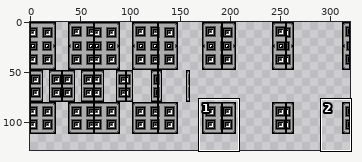
Pixel-art file -- Assets/Sprites/Aseprite/Environment/Door Tiles.aseprite. The first picture is a wide view before the edit; the outline marks the close-up.
Close-up. First the earlier version:
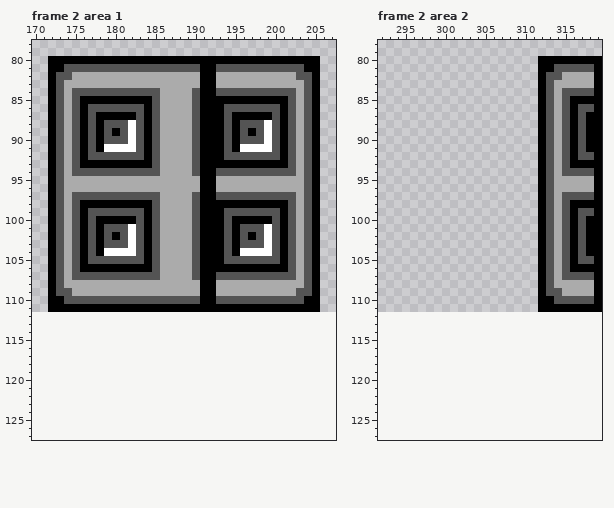
320x112 pixels, 6 frames. Shown: frame 2 area 1: x 170..207, y 78..127; frame 2 area 2: x 292..319, y 78..127. The old version is drawn lined up with the new one, on the new canvas. The commit also changed other frames or places, which this record leaves out.
And afterwards:
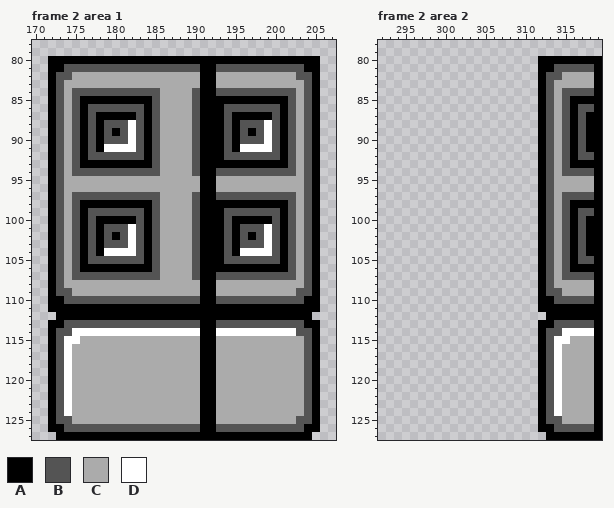
Palette (. is transparent): A #000000  B #545454  C #ababab  D #ffffff
The exact change:
{"change": "canvas 320x112 -> 320x128"}
{"where": "frame 2 area 1"}
{"frame":2,"y":112,"x":173,"old":"................................","new":"AAAAAAAAAAAAAAAAAAAAAAAAAAAAAAAA"}
{"frame":2,"y":113,"x":172,"old":"..................................","new":"AABBBBBBBBBBBBBBBBBAABBBBBBBBBBBAA"}
{"frame":2,"y":114,"x":172,"old":"..................................","new":"ABBDDDDDDDDDDDDDDDDAADDDDDDDDDDBBA"}
{"frame":2,"y":115,"x":172,"old":"..................................","new":"ABDDCCCCCCCCCCCCCCCAACCCCCCCCCCCBA"}
{"frame":2,"y":116,"x":172,"old":"..................................","new":"ABDCCCCCCCCCCCCCCCCAACCCCCCCCCCCBA"}
{"frame":2,"y":117,"x":172,"old":"..................................","new":"ABDCCCCCCCCCCCCCCCCAACCCCCCCCCCCBA"}
{"frame":2,"y":118,"x":172,"old":"..................................","new":"ABDCCCCCCCCCCCCCCCCAACCCCCCCCCCCBA"}
{"frame":2,"y":119,"x":172,"old":"..................................","new":"ABDCCCCCCCCCCCCCCCCAACCCCCCCCCCCBA"}
{"frame":2,"y":120,"x":172,"old":"..................................","new":"ABDCCCCCCCCCCCCCCCCAACCCCCCCCCCCBA"}
{"frame":2,"y":121,"x":172,"old":"..................................","new":"ABDCCCCCCCCCCCCCCCCAACCCCCCCCCCCBA"}
{"frame":2,"y":122,"x":172,"old":"..................................","new":"ABDCCCCCCCCCCCCCCCCAACCCCCCCCCCCBA"}
{"frame":2,"y":123,"x":172,"old":"..................................","new":"ABDCCCCCCCCCCCCCCCCAACCCCCCCCCCCBA"}
{"frame":2,"y":124,"x":172,"old":"..................................","new":"ABDCCCCCCCCCCCCCCCCAACCCCCCCCCCCBA"}
{"frame":2,"y":125,"x":172,"old":"..................................","new":"ABBCCCCCCCCCCCCCCCCAACCCCCCCCCCBBA"}
{"frame":2,"y":126,"x":172,"old":"..................................","new":"AABBBBBBBBBBBBBBBBBAABBBBBBBBBBBAA"}
{"frame":2,"y":127,"x":173,"old":"................................","new":"AAAAAAAAAAAAAAAAAAAAAAAAAAAAAAAA"}
{"where": "frame 2 area 2"}
{"frame":2,"y":112,"x":313,"old":".......","new":"AAAAAAA"}
{"frame":2,"y":113,"x":312,"old":"........","new":"AABBBBBA"}
{"frame":2,"y":114,"x":312,"old":"........","new":"ABBDDDDA"}
{"frame":2,"y":115,"x":312,"old":"........","new":"ABDDCCCA"}
{"frame":2,"y":116,"x":312,"old":"........","new":"ABDCCCCA"}
{"frame":2,"y":117,"x":312,"old":"........","new":"ABDCCCCA"}
{"frame":2,"y":118,"x":312,"old":"........","new":"ABDCCCCA"}
{"frame":2,"y":119,"x":312,"old":"........","new":"ABDCCCCA"}
{"frame":2,"y":120,"x":312,"old":"........","new":"ABDCCCCA"}
{"frame":2,"y":121,"x":312,"old":"........","new":"ABDCCCCA"}
{"frame":2,"y":122,"x":312,"old":"........","new":"ABDCCCCA"}
{"frame":2,"y":123,"x":312,"old":"........","new":"ABDCCCCA"}
{"frame":2,"y":124,"x":312,"old":"........","new":"ABDCCCCA"}
{"frame":2,"y":125,"x":312,"old":"........","new":"ABBCCCCA"}
{"frame":2,"y":126,"x":312,"old":"........","new":"AABBBBBA"}
{"frame":2,"y":127,"x":313,"old":".......","new":"AAAAAAA"}
